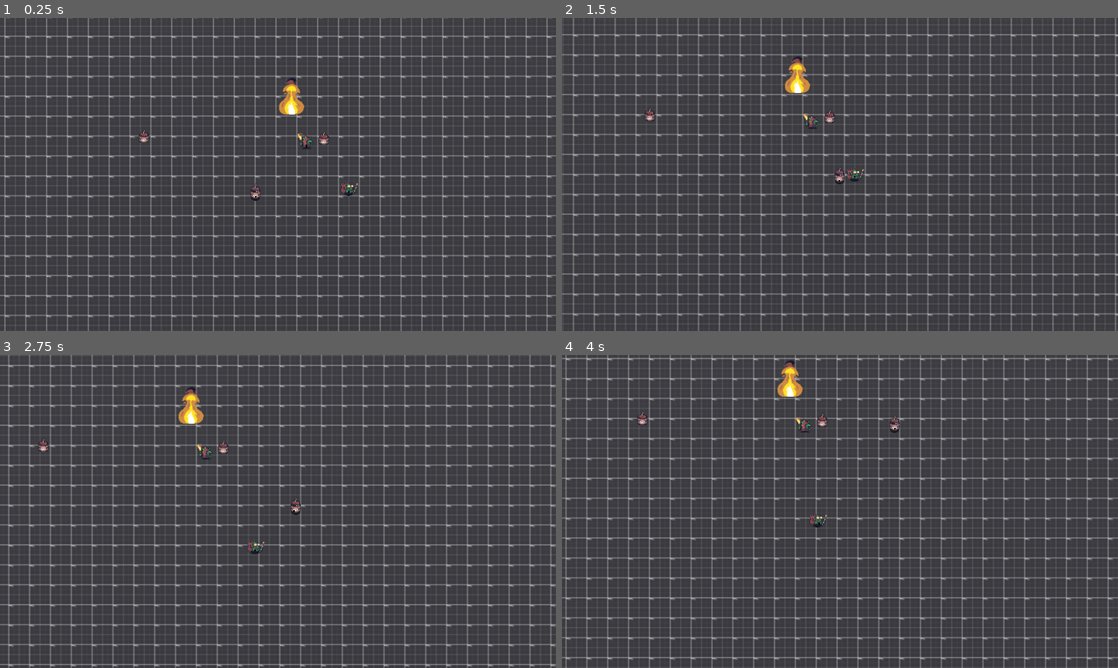
Above: before the commit, frames 1-4 (two rows, left to right).
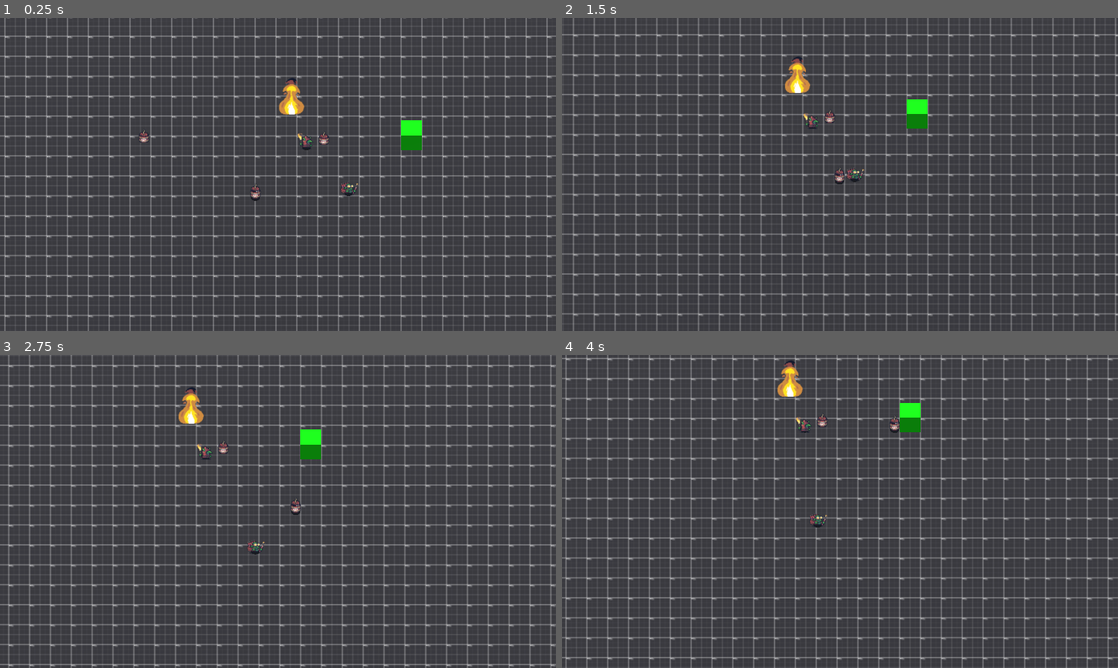
Above: after the commit, the same moments.

Repository: coderKillo/GuerrillaGoblin
Game: Godot game, scene res://game/level/test_level.tscn
Two runs of this game, one before a commit and one after it. Both use one fixed random seed, a clock stepped at 60 frames per second and the inputs below.
Inputs (mouse positions are in pixels of both pictures, inside the frame that each line leads up to):
- Up to frame 1 (0.25 s): no input
- Up to frame 2 (1.5 s): move the mouse to (962, 158) at 0.52 s; hold D (move_right) 0.53-1.28 s; click (962, 158) at 0.6 s; move the mouse to (728, 190) at 1.27 s; hold S (move_down) from 1.28 s (still down); tap Q (next_player) at 1.35 s
- Up to frame 3 (2.75 s): move the mouse to (333, 442) at 2.02 s; release S (move_down) at 2.03 s; hold D (move_right) from 2.03 s (still down); tap E (previous_player) at 2.1 s
- Up to frame 4 (4 s): move the mouse to (812, 574) at 2.77 s; release D (move_right) at 2.78 s; hold W (move_up) 2.78-3.53 s; click (812, 574) at 2.85 s; move the mouse to (1006, 558) at 3.52 s; hold A (move_left) from 3.53 s (still down); tap Q (next_player) at 3.6 s

The runs differ from the first frame. In frame 1, 0.4% of the frame differs, in the area x 45-76%, y 32-59%; in frame 2, 0.4%; in frame 3, 0.4%, in the area x 6-58%, y 23-64%; in frame 4, 0.4%.

Commit message:
implement goal

Diff:
--- a/game/autoload/events.gd
+++ b/game/autoload/events.gd
@@ -1,11 +1,4 @@
 extends Node
 
-
-# Called when the node enters the scene tree for the first time.
-func _ready():
-	pass # Replace with function body.
-
-
-# Called every frame. 'delta' is the elapsed time since the previous frame.
-func _process(delta):
-	pass
+signal lose
+signal win
--- a/game/camera.gd
+++ b/game/camera.gd
@@ -1,14 +1,19 @@
 extends Node3D
 
 var _players: Array
+var _goals: Array
 var _target: Node3D
 var _index: int = 1
 
 
 func _ready():
 	_players = get_tree().get_nodes_in_group("player")
+	_goals = get_tree().get_nodes_in_group("goal")
 
 	_select_player(_index)
+
+	Events.lose.connect(_on_game_end.bind(false))
+	Events.win.connect(_on_game_end.bind(true))
 
 
 func _process(delta):
@@ -18,12 +23,19 @@
 	if Input.is_action_just_pressed("previous_player"):
 		_change_index(-1)
 
-	if _target:
+	if is_instance_valid(_target):
 		global_position = lerp(global_position, _target.global_position, delta * 5.0)
+	else:
+		_player_died()
+
+	_goals = _goals.filter(func(e): return is_instance_valid(e))
+
+	if _goals.size() <= 0:
+		Events.win.emit()
 
 
 func _physics_process(_delta):
-	if not _target:
+	if not is_instance_valid(_target):
 		return
 
 	if Input.is_action_just_pressed("attack"):
@@ -62,7 +74,23 @@
 
 
 func _select_player(index: int):
-	if _target:
+	if is_instance_valid(_target):
 		_target.direction = Vector3.ZERO
 
-	_target = _players[index]
+	if is_instance_valid(_players[index]):
+		_target = _players[index]
+
+
+func _player_died():
+	_players.remove_at(_index)
+	if _players.size() > 0:
+		_change_index(0)
+	else:
+		Events.lose.emit()
+
+
+func _on_game_end(win: bool):
+	if win:
+		%Label.text = "WIN!"
+	else:
+		%Label.text = "LOSE!"
--- /dev/null
+++ b/game/level/camera.tscn
@@ -0,0 +1,24 @@
+[gd_scene load_steps=2 format=3 uid="uid://djecxv1octrfe"]
+
+[ext_resource type="Script" path="res://game/camera.gd" id="1_iv0ss"]
+
+[node name="Camera" type="Node3D"]
+script = ExtResource("1_iv0ss")
+
+[node name="Camera3D" type="Camera3D" parent="."]
+transform = Transform3D(1, 0, 0, 0, 0.707107, 0.707107, 0, -0.707107, 0.707107, 0, 15, 15)
+projection = 1
+fov = 37.8493
+size = 15.0
+
+[node name="CenterContainer" type="CenterContainer" parent="Camera3D"]
+anchors_preset = 15
+anchor_right = 1.0
+anchor_bottom = 1.0
+grow_horizontal = 2
+grow_vertical = 2
+
+[node name="Label" type="Label" parent="Camera3D/CenterContainer"]
+unique_name_in_owner = true
+layout_mode = 2
+theme_override_font_sizes/font_size = 50
--- a/game/level/test_level.tscn
+++ b/game/level/test_level.tscn
@@ -1,12 +1,13 @@
-[gd_scene load_steps=11 format=3 uid="uid://bdrr24hu5oas1"]
+[gd_scene load_steps=12 format=3 uid="uid://bdrr24hu5oas1"]
 
 [ext_resource type="PackedScene" uid="uid://ck42d5swfs4ke" path="res://game/player/player.tscn" id="1_em45f"]
 [ext_resource type="Texture2D" uid="uid://dvdb0u3xwf1uf" path="res://addons/godot-prototype-texture/Vector/grid_512x512/grid_black_512x512.svg" id="1_k0nb2"]
-[ext_resource type="Script" path="res://game/camera.gd" id="3_e5xbq"]
 [ext_resource type="PackedScene" uid="uid://bra7ugq4bdq68" path="res://game/player/player3.tscn" id="3_qdjax"]
 [ext_resource type="PackedScene" uid="uid://cdrcqi2kfcgpg" path="res://game/player/player2.tscn" id="4_y8vd0"]
+[ext_resource type="PackedScene" uid="uid://djecxv1octrfe" path="res://game/level/camera.tscn" id="5_rxgpg"]
 [ext_resource type="PackedScene" uid="uid://cq1cctjyunbh" path="res://game/objects/barrel.tscn" id="6_ngmev"]
 [ext_resource type="PackedScene" uid="uid://dkn22qyv8dr8y" path="res://game/objects/flamable.tscn" id="7_h4nff"]
+[ext_resource type="PackedScene" uid="uid://bvy5tpageq050" path="res://game/objects/goal.tscn" id="8_viixe"]
 
 [sub_resource type="StandardMaterial3D" id="StandardMaterial3D_v1hlj"]
 albedo_texture = ExtResource("1_k0nb2")
@@ -17,9 +18,10 @@
 size = Vector3(150, 1, 150)
 
 [sub_resource type="BoxShape3D" id="BoxShape3D_d18qo"]
-size = Vector3(150, 1, 150)
+size = Vector3(79.6694, 1, 150)
 
 [node name="Node3D" type="Node3D"]
+transform = Transform3D(1, 0, 0, 0, 1, 0, 0, 0, 1, -0.0486879, 0, -0.000937462)
 
 [node name="StaticBody3D" type="StaticBody3D" parent="."]
 transform = Transform3D(1, 0, 0, 0, 1, 0, 0, 0, 1, 0, -0.5, 0)
@@ -32,7 +34,7 @@
 skeleton = NodePath("../..")
 
 [node name="CollisionShape3D" type="CollisionShape3D" parent="StaticBody3D"]
-transform = Transform3D(1, 0, 0, 0, 1, 0, 0, 0, 1, -0.616119, 0, -0.18042)
+transform = Transform3D(1, 0, 0, 0, 1, 0, 0, 0, 1, 34.5492, 0, -0.18042)
 shape = SubResource("BoxShape3D_d18qo")
 
 [node name="Player" parent="." instance=ExtResource("1_em45f")]
@@ -47,14 +49,7 @@
 [node name="DirectionalLight3D" type="DirectionalLight3D" parent="."]
 transform = Transform3D(1, 0, 0, 0, 0.126528, 0.991963, 0, -0.991963, 0.126528, 0, 3.40459, 0)
 
-[node name="Camera" type="Node3D" parent="."]
-script = ExtResource("3_e5xbq")
-
-[node name="Camera3D" type="Camera3D" parent="Camera"]
-transform = Transform3D(1, 0, 0, 0, 0.707107, 0.707107, 0, -0.707107, 0.707107, 0, 15, 15)
-projection = 1
-fov = 37.8493
-size = 15.0
+[node name="Camera" parent="." instance=ExtResource("5_rxgpg")]
 
 [node name="Explosive" parent="." instance=ExtResource("6_ngmev")]
 transform = Transform3D(1, 0, 0, 0, 1, 0, 0, 0, 1, -0.704736, 0.486431, 1.71498)
@@ -64,6 +59,8 @@
 
 [node name="Flamable" parent="." instance=ExtResource("7_h4nff")]
 transform = Transform3D(1, 0, 0, 0, 1, 0, 0, 0, 1, -2.25144, 0, -0.0943232)
-burn_tick_time = 0.1
 burn_radius = 1.0
 infinit_flame = true
+
+[node name="Goal" parent="." instance=ExtResource("8_viixe")]
+transform = Transform3D(1, 0, 0, 0, 1, 0, 0, 0, 1, 3.49598, 0.560277, 1.86452)
--- a/game/objects/explosive.tscn
+++ b/game/objects/explosive.tscn
@@ -18,7 +18,7 @@
 
 [node name="Explosive" type="RigidBody3D"]
 collision_layer = 8
-collision_mask = 7
+collision_mask = 4
 lock_rotation = true
 script = ExtResource("1_0fcy7")
 explosion_radius = 1.0
--- a/game/objects/flamable.tscn
+++ b/game/objects/flamable.tscn
@@ -14,6 +14,7 @@
 collision_mask = 4
 lock_rotation = true
 script = ExtResource("1_6js7c")
+burn_tick_time = 0.1
 burn_radius = 0.4
 
 [node name="CollisionShape3D" type="CollisionShape3D" parent="."]
--- /dev/null
+++ b/game/objects/goal.gd
@@ -0,0 +1,4 @@
+extends StaticBody3D
+
+func burn():
+	queue_free()
--- /dev/null
+++ b/game/objects/goal.tscn
@@ -0,0 +1,22 @@
+[gd_scene load_steps=5 format=3 uid="uid://bvy5tpageq050"]
+
+[ext_resource type="Script" path="res://game/objects/goal.gd" id="1_efjbj"]
+
+[sub_resource type="StandardMaterial3D" id="StandardMaterial3D_nsd52"]
+albedo_color = Color(0.0352941, 1, 0.0352941, 1)
+
+[sub_resource type="BoxMesh" id="BoxMesh_jjjlx"]
+
+[sub_resource type="BoxShape3D" id="BoxShape3D_s38bo"]
+
+[node name="Goal" type="StaticBody3D" groups=["goal"]]
+collision_layer = 8
+collision_mask = 15
+script = ExtResource("1_efjbj")
+
+[node name="MeshInstance3D" type="MeshInstance3D" parent="."]
+material_override = SubResource("StandardMaterial3D_nsd52")
+mesh = SubResource("BoxMesh_jjjlx")
+
+[node name="CollisionShape3D" type="CollisionShape3D" parent="."]
+shape = SubResource("BoxShape3D_s38bo")
--- a/game/player/player.gd
+++ b/game/player/player.gd
@@ -15,21 +15,16 @@
 var _is_burning := false
 var _timer := 0.0
 var _cooldown := 0.0
-var _debug_timer := 0.0
-var _debug_pos := Vector3.ZERO
 
 @onready var _weapon_node = $Weapon
 @onready var _sprite = $Sprite3D
 @onready var _mesh = $MeshInstance3D2
+@onready var _shadow = $MeshInstance3D
 
 
 func _physics_process(delta):
 	if not is_on_floor():
 		velocity.y -= gravity * delta
-
-	if is_on_floor():
-		_debug_timer = 0.0
-		_debug_pos = global_position
 
 	if not is_on_floor():
 		velocity.x = move_toward(velocity.x, direction.x * SPEED, AIR_MOVEMENT_FACTOR)
@@ -44,8 +39,12 @@
 	velocity += added_velocity
 	added_velocity = Vector3.ZERO
 
-	Drawline3d.DrawLine(global_position, global_position * Vector3(1, 0, 1), Color.BLACK)
 	move_and_slide()
+
+	_shadow.global_position.y = 0
+
+	if global_position.y < -1:
+		queue_free()
 
 
 func _process(delta):
@@ -69,7 +68,9 @@
 				explsion.explosion_force = 10.0
 				explsion.radius = 3
 				get_parent().add_child(explsion)
-				explsion.global_position = global_position
+
+				explsion.global_position = global_position - (velocity * delta)
+				global_position = _weapon_node.global_position
 
 				_is_burning = false
 				_mesh.hide()
--- a/game/player/player.tscn
+++ b/game/player/player.tscn
@@ -14,6 +14,16 @@
 material = SubResource("StandardMaterial3D_cf4e7")
 top_radius = 0.215
 bottom_radius = 0.215
+height = 0.001
+
+[sub_resource type="StandardMaterial3D" id="StandardMaterial3D_73pu1"]
+transparency = 1
+albedo_color = Color(1, 0.231373, 0.231373, 0.196078)
+
+[sub_resource type="CylinderMesh" id="CylinderMesh_wjju7"]
+material = SubResource("StandardMaterial3D_73pu1")
+top_radius = 2.0
+bottom_radius = 2.0
 height = 0.001
 
 [node name="Player" type="CharacterBody3D" groups=["player"]]
@@ -36,3 +46,8 @@
 [node name="MeshInstance3D" type="MeshInstance3D" parent="."]
 transform = Transform3D(1, 0, 0, 0, 1, 0, 0, 0, 1, 0, 0.01, 0)
 mesh = SubResource("CylinderMesh_s56q1")
+
+[node name="MeshInstance3D2" type="MeshInstance3D" parent="."]
+transform = Transform3D(1, 0, 0, 0, 1, 0, 0, 0, 1, 0, -0.0681062, 0)
+visible = false
+mesh = SubResource("CylinderMesh_wjju7")
--- a/game/player/player2.tscn
+++ b/game/player/player2.tscn
@@ -14,6 +14,16 @@
 material = SubResource("StandardMaterial3D_omy5v")
 top_radius = 0.215
 bottom_radius = 0.215
+height = 0.001
+
+[sub_resource type="StandardMaterial3D" id="StandardMaterial3D_of7it"]
+transparency = 1
+albedo_color = Color(1, 0.231373, 0.231373, 0.196078)
+
+[sub_resource type="CylinderMesh" id="CylinderMesh_3s15e"]
+material = SubResource("StandardMaterial3D_of7it")
+top_radius = 2.0
+bottom_radius = 2.0
 height = 0.001
 
 [node name="Player" type="CharacterBody3D" groups=["player"]]
@@ -37,3 +47,8 @@
 [node name="MeshInstance3D" type="MeshInstance3D" parent="."]
 transform = Transform3D(1, 0, 0, 0, 1, 0, 0, 0, 1, 0, -0.088637, 0)
 mesh = SubResource("CylinderMesh_llfci")
+
+[node name="MeshInstance3D2" type="MeshInstance3D" parent="."]
+transform = Transform3D(1, 0, 0, 0, 1, 0, 0, 0, 1, 0, -0.0681062, 0)
+visible = false
+mesh = SubResource("CylinderMesh_3s15e")
Not shown: 1 places in game/player/player.tscn that only renumber resources
Not shown: 1 places in game/player/player2.tscn that only renumber resources
Not shown: 1 places in game/player/player3.tscn that only renumber resources
